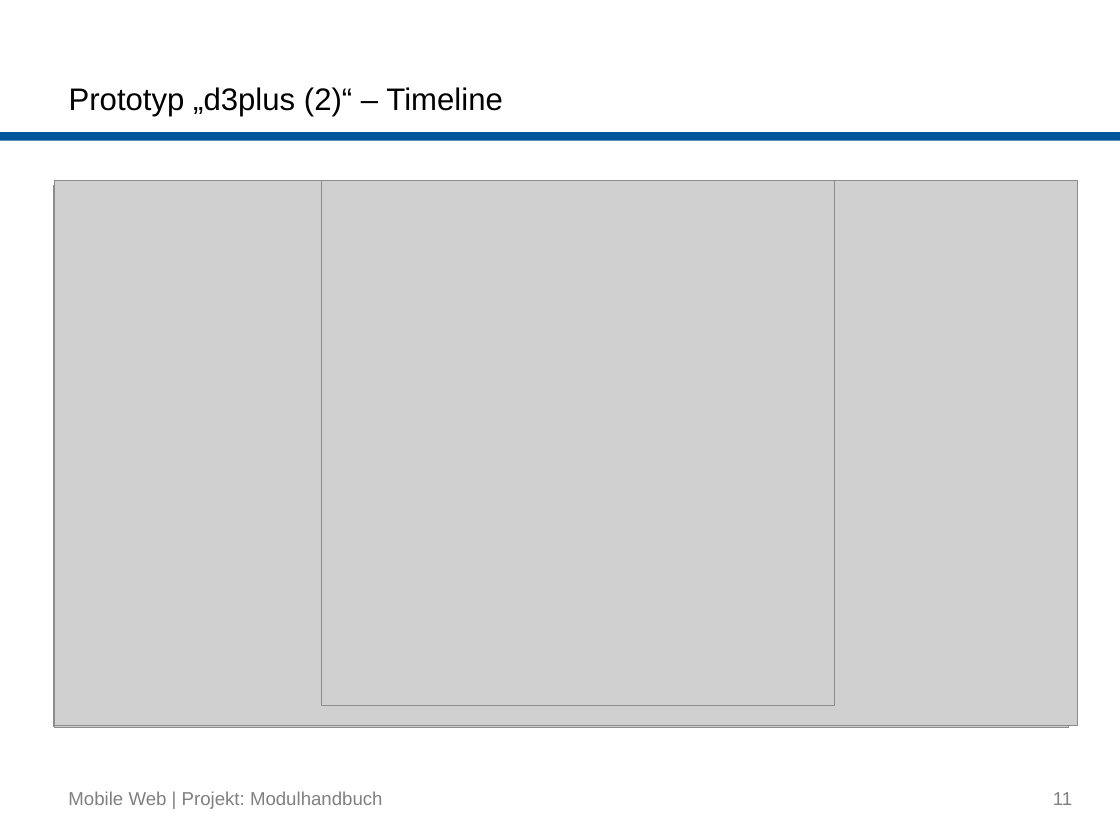
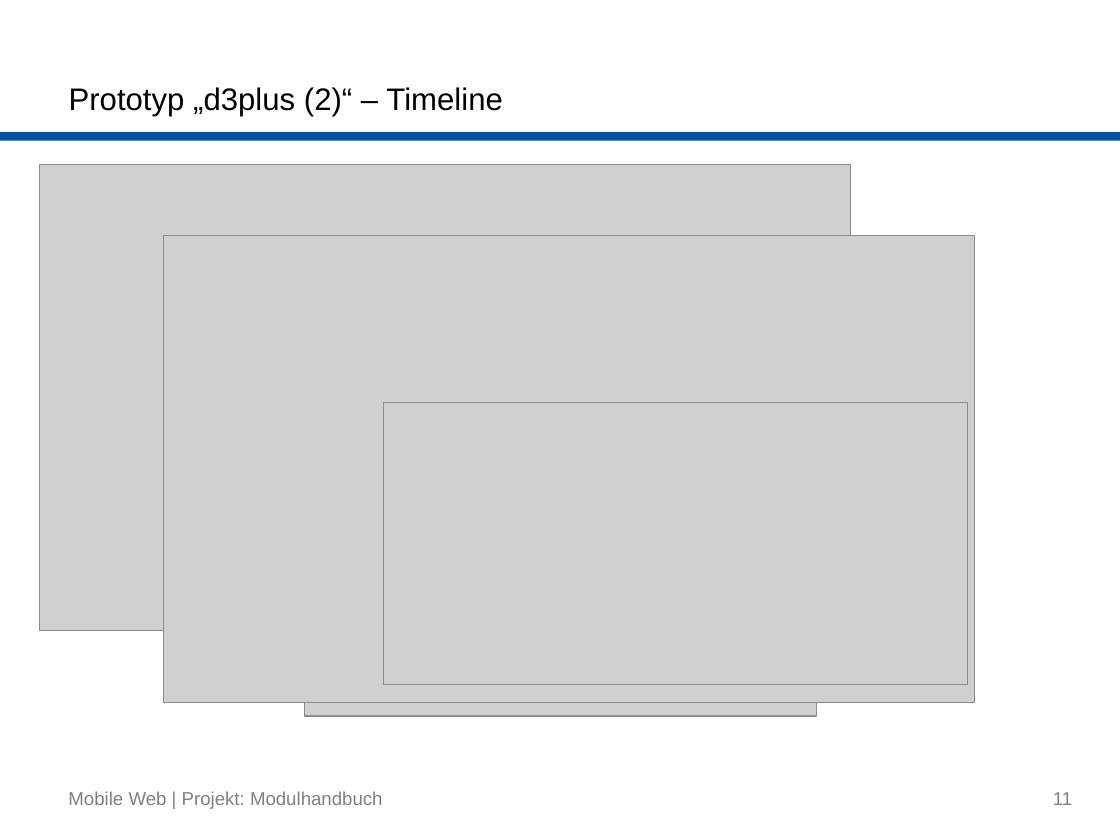
Before and after one commit to buk/mobile-web-modulhandbuch, a slide deck: slide 11 of presentation/2015-07-09_Mobile-Web_Gruppe-Modulhandbuch.pptx. Drawn at 1120x840 pixels with LibreOffice and Linux fonts; fonts in the diff are those of the drawing; grey boxes stand for pictures; background and template pictures are left out. Boxes give left, top, right and bottom in pixels: in the first picture for what was removed or moved away, otherwise in the second. Text is boxed around its words. In the diff, an @@ line names an element or a change of style, - is before the commit and + after.

Commit message:
Corrections + Presentation Images

```diff
--- a/presentation/2015-07-09_Mobile-Web_Gruppe-Modulhandbuch.pptx
+++ b/presentation/2015-07-09_Mobile-Web_Gruppe-Modulhandbuch.pptx
@@ picture: place and size @@
-picture at (55, 180, 1077, 725)
+picture at (39, 165, 850, 632)
@@ picture removed at (55, 185, 1070, 727) @@
@@ picture: place and size @@
-picture at (321, 180, 834, 706)
+picture at (305, 190, 818, 716)
@@ picture: place and size @@
-picture at (54, 185, 1068, 727)
+picture at (164, 235, 974, 702)
@@ picture added at (384, 403, 968, 685) @@
```
Also in this commit, not shown: 1 other file.
